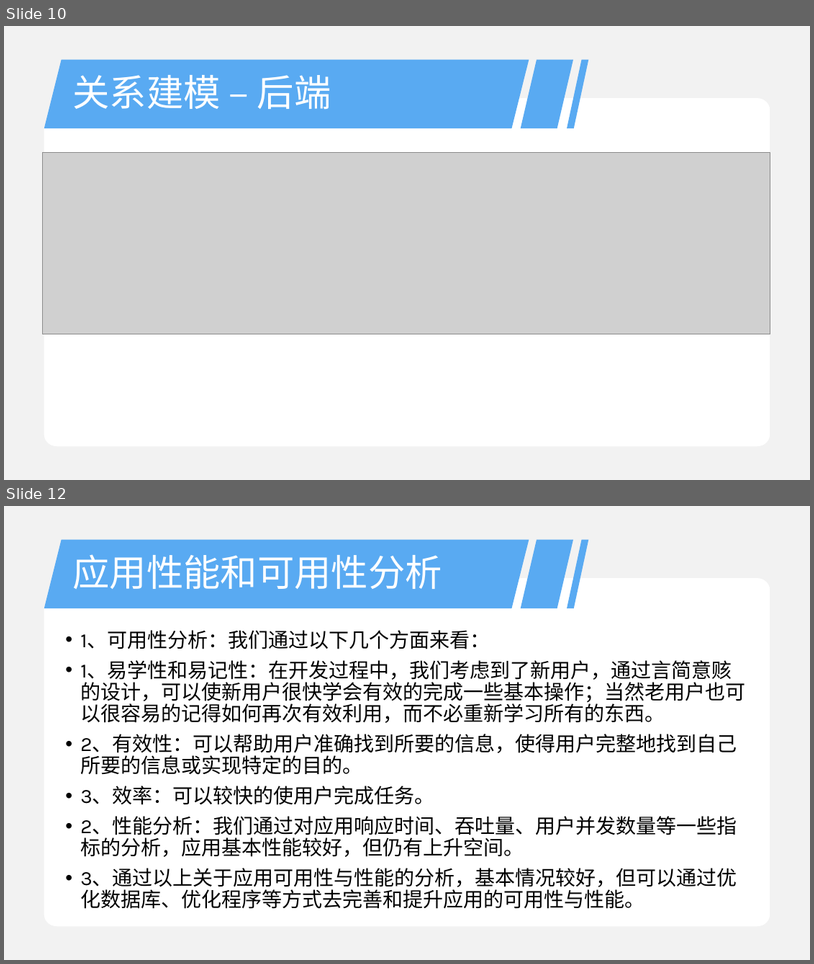
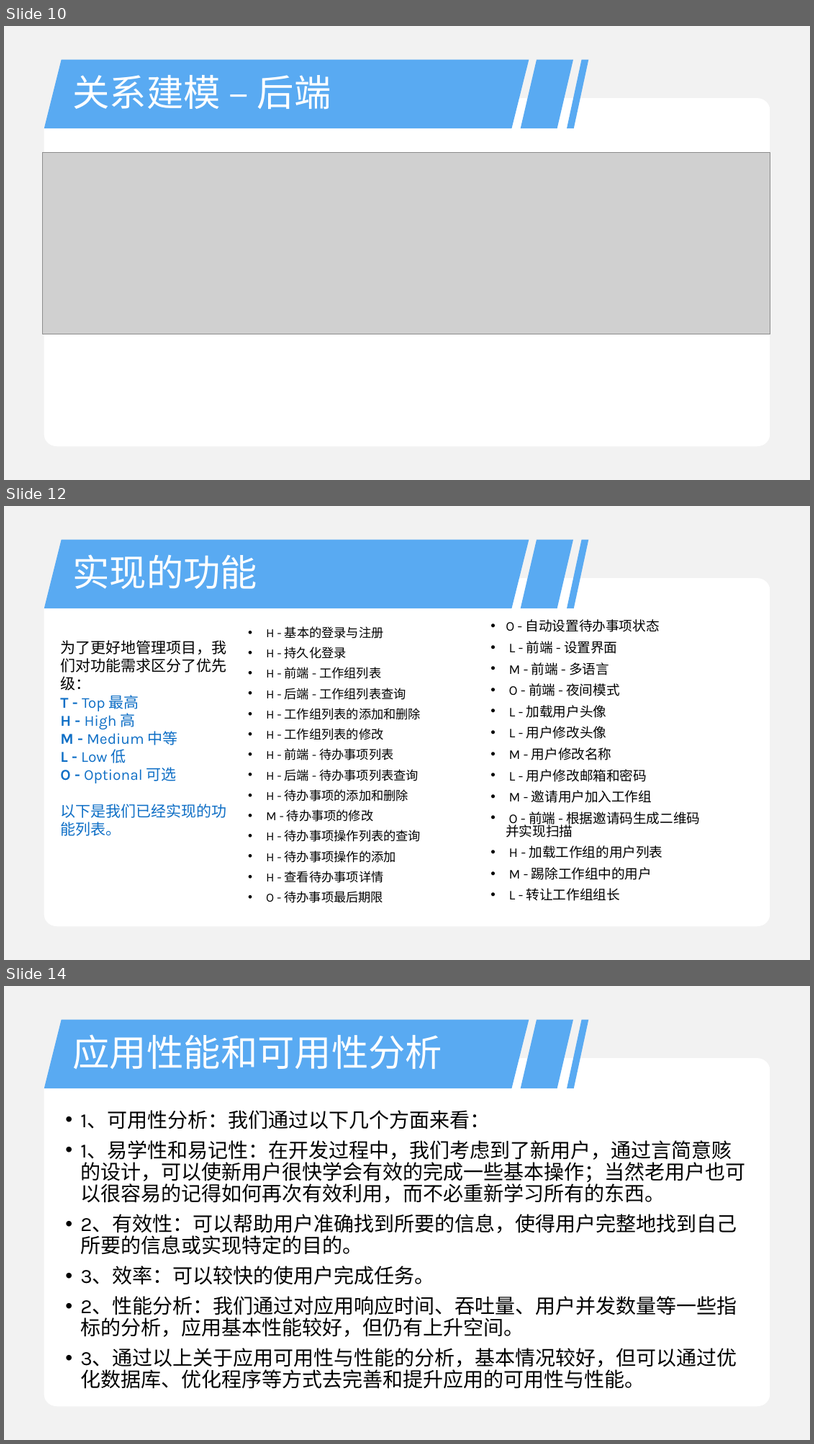
Before and after one commit to TCreopargh/A-Million-Things-To-Do, a slide deck: ProjectTasks/web验收.pptx. Shown one above the other, each under a label of ours: slides 10 and 12 before the commit, slides 10, 12 and 14 after it; the slides between them are not shown. The pictures are 814x964 and 814x1444 pixels, drawn with LibreOffice and Linux fonts; fonts in the diff are those of the drawing; grey boxes stand for pictures. Boxes give left, top, right and bottom in pixels: in the first picture for what was removed or moved away, otherwise in the second. Text is boxed around its words. In the diff, an @@ line names an element or a change of style, - is before the commit and + after.

```diff
--- a/ProjectTasks/web验收.pptx
+++ b/ProjectTasks/web验收.pptx
@@ slide 12 added at (4, 506, 810, 960), background #FFFFFF; not listed: 5 template elements that a slide beside it also shows @@
@@ title added at (73, 554, 258, 589), 44 pt, text #FFFFFF @@
+实现的功能
@@ text added at (266, 626, 421, 903), 14.8 pt, text #000000 @@
+• H - 基本的登录与注册
+• H - 持久化登录
+• H - 前端 - 工作组列表
+• H - 后端 - 工作组列表查询
+• H - 工作组列表的添加和删除
+• H - 工作组列表的修改
+• H - 前端 - 待办事项列表
+• H - 后端 - 待办事项列表查询
+• H - 待办事项的添加和删除
+• M - 待办事项的修改
+• H - 待办事项操作列表的查询
+• H - 待办事项操作的添加
+• H - 查看待办事项详情
+• O - 待办事项最后期限
@@ text added at (506, 619, 700, 901), 16 pt, text #000000 @@
+• O - 自动设置待办事项状态
+• L - 前端 - 设置界面
+• M - 前端 - 多语言
+• O - 前端 - 夜间模式
+• L - 加载用户头像
+• L - 用户修改头像
+• M - 用户修改名称
+• L - 用户修改邮箱和密码
+• M - 邀请用户加入工作组
+• O - 前端 - 根据邀请码生成二维码并实现扫描
+• H - 加载工作组的用户列表
+• M - 踢除工作组中的用户
+• L - 转让工作组组长
@@ text added at (60, 640, 226, 836), 18 pt, text #0F6FC6 @@
+为了更好地管理项目，我们对功能需求区分了优先级：
+T - Top 最高
+H - High 高
+M - Medium 中等
+L - Low 低
+O - Optional 可选
+以下是我们已经实现的功能列表。
@@ what was slide 12 is now slide 14 @@
```
Also in this commit, not shown: 5 slides changed, 2 other slides added, 1 other file.
